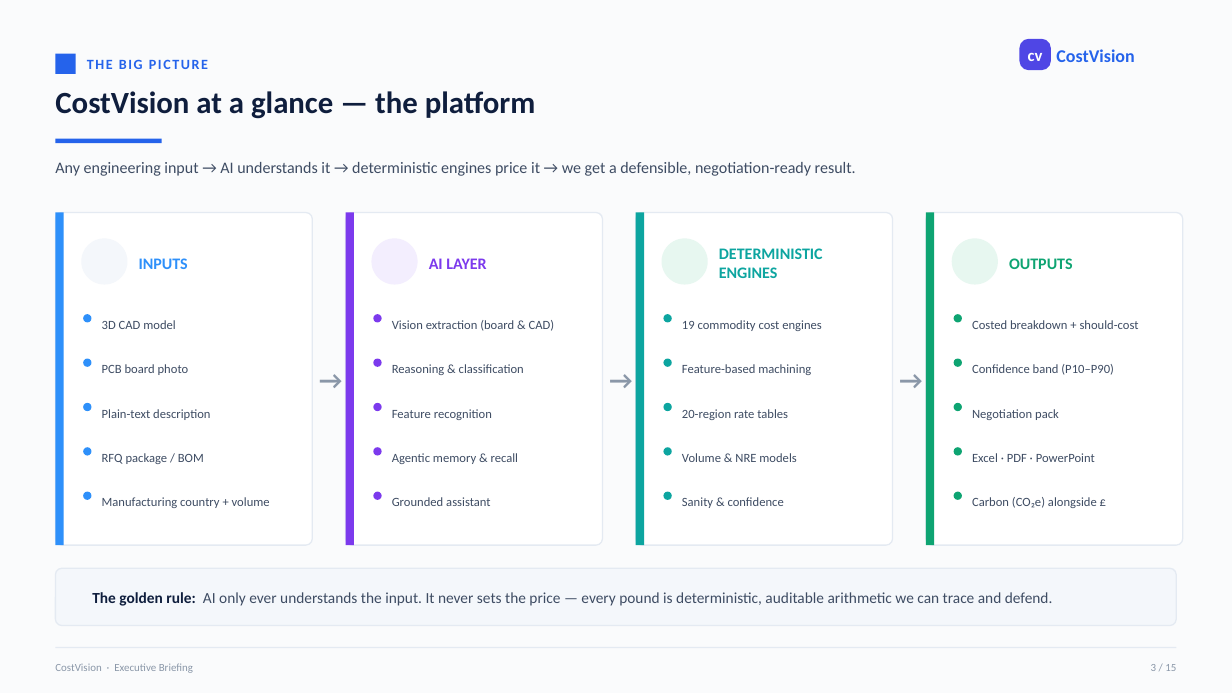
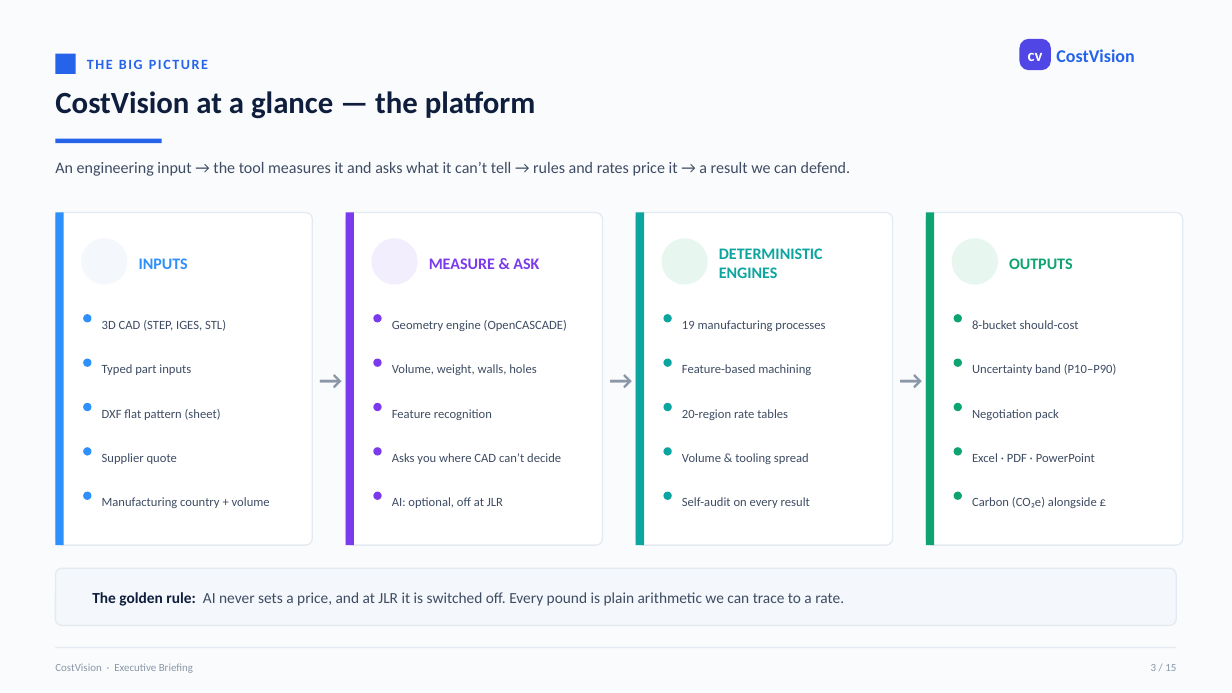
Before and after one commit to bhosaleavinash546/leamington-marathi, a slide deck: slide 3 of CostVision-Executive-Summary.pptx. Drawn at 1232x693 pixels with LibreOffice and Linux fonts; fonts in the diff are those of the drawing. Boxes give left, top, right and bottom in pixels: in the first picture for what was removed or moved away, otherwise in the second. Text is boxed around its words. In the diff, an @@ line names an element or a change of style, - is before the commit and + after.

```diff
--- a/CostVision-Executive-Summary.pptx
+++ b/CostVision-Executive-Summary.pptx
@@ text at [55, 162, 851, 176]: text changed @@
-Any engineering input → AI understands it → deterministic engines price it → we get a defensible, negotiation-ready result.
+An engineering input → the tool measures it and asks what it can’t tell → rules and rates price it → a result we can defend.
@@ text at [429, 258, 539, 269]: text changed @@
-AI LAYER
+MEASURE & ASK
@@ text at [102, 320, 226, 331]: text changed @@
-3D CAD model
+3D CAD (STEP, IGES, STL)
@@ text at [392, 320, 567, 331]: text changed @@
-Vision extraction (board & CAD)
+Geometry engine (OpenCASCADE)
@@ text at [682, 320, 825, 331]: text changed @@
-19 commodity cost engines
+19 manufacturing processes
@@ text at [972, 320, 1079, 329]: text changed @@
-Costed breakdown + should-cost
+8-bucket should-cost
@@ text at [102, 364, 191, 375]: text changed @@
-PCB board photo
+Typed part inputs
@@ text at [392, 364, 536, 375]: text changed @@
-Reasoning & classification
+Volume, weight, walls, holes
@@ text at [972, 364, 1117, 375]: text changed @@
-Confidence band (P10–P90)
+Uncertainty band (P10–P90)
@@ text at [102, 409, 221, 420]: text changed @@
-Plain-text description
+DXF flat pattern (sheet)
@@ text at [102, 453, 177, 464]: text changed @@
-RFQ package / BOM
+Supplier quote
@@ text at [392, 453, 561, 464]: text changed @@
-Agentic memory & recall
+Asks you where CAD can’t decide
@@ text at [682, 453, 809, 464]: text changed @@
-Volume & NRE models
+Volume & tooling spread
@@ text at [392, 497, 503, 508]: text changed @@
-Grounded assistant
+AI: optional, off at JLR
@@ text at [682, 497, 810, 508]: text changed @@
-Sanity & confidence
+Self-audit on every result
@@ text at [92, 592, 844, 606]: text changed @@
-The golden rule: AI only ever understands the input. It never sets the price — every pound is deterministic, auditable arithmetic we can trace and defend.
+The golden rule: AI never sets a price, and at JLR it is switched off. Every pound is plain arithmetic we can trace to a rate.
```
Also in this commit, not shown: 14 other slides changed.
